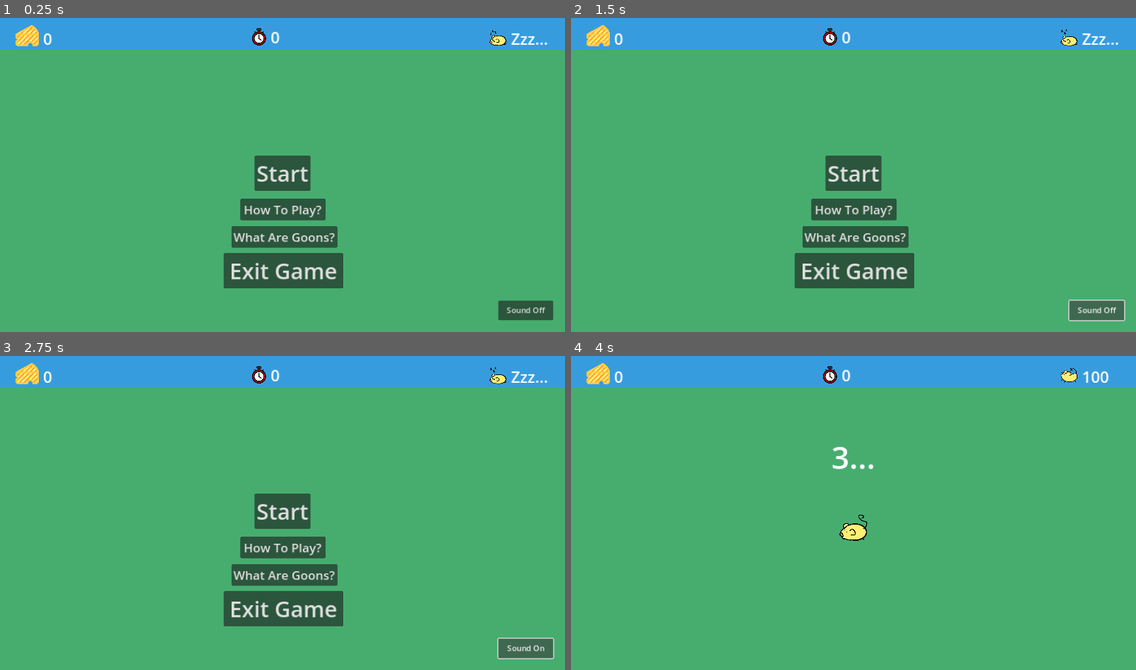
Above: before the commit, frames 1-4 (two rows, left to right).
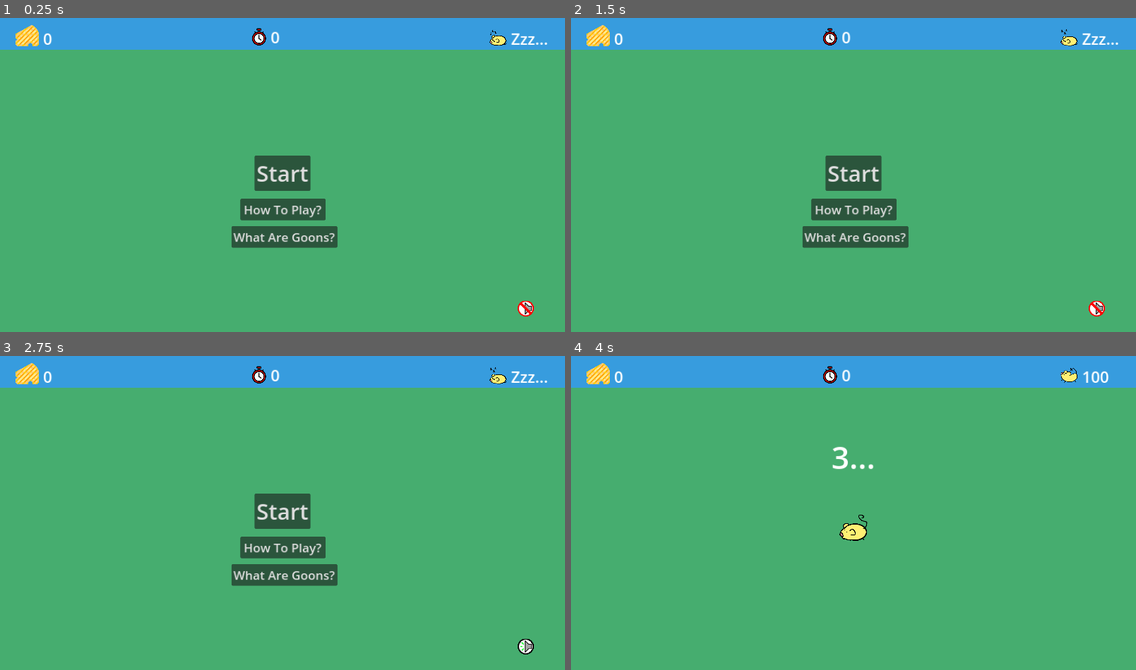
Above: after the commit, the same moments.

Repository: CoconutTank/mouse_time
Game: Godot game, scene res://scenes/main.tscn
Same seed, same stepped clock (60 frames per second), same inputs: the game is played once before the commit and once after it.
Inputs (mouse positions are in pixels of both pictures, inside the frame that each line leads up to):
- Up to frame 1 (0.25 s): no input
- Up to frame 2 (1.5 s): click (1096, 310) at 0.52 s; click (1096, 310) at 1.27 s
- Up to frame 3 (2.75 s): click (525, 648) at 2 s, where only the run before the commit has a clickable "Sound Off"
- Up to frame 4 (4 s): click (1096, 648) at 2.75 s, where only the run before the commit has a clickable "Sound On"; click "Start" at 3.5 s

The runs differ from the first frame. In frame 1, 3.0% of the frame differs, in the area x 39-98%, y 74-97%; in frame 2, 3.1%, in the area x 39-99%, y 74-97%; in frame 3, 3.1%; in frame 4, nothing differs.

Commit message:
Update sound control
Replaced the text button with textured buttons for sound control.

Diff:
--- a/scenes/hud_scene.tscn
+++ b/scenes/hud_scene.tscn
@@ -1,8 +1,12 @@
-[gd_scene load_steps=34 format=3 uid="uid://cagcnvjsihqp4"]
+[gd_scene load_steps=38 format=3 uid="uid://cagcnvjsihqp4"]
 
 [ext_resource type="Script" path="res://scripts/hud_script.gd" id="1_oq0hi"]
+[ext_resource type="Texture2D" uid="uid://dc0x4niq7gs37" path="res://assets/graphics/misc/sound_on_32x32.png" id="2_pfxss"]
+[ext_resource type="Texture2D" uid="uid://f56eiwalvhmp" path="res://assets/graphics/misc/sound_on_highlight_32x32.png" id="3_vqv3u"]
+[ext_resource type="Texture2D" uid="uid://cm55bf1m7o58j" path="res://assets/graphics/misc/sound_off_32x32.png" id="4_4xy0o"]
 [ext_resource type="Texture2D" uid="uid://1xosr2vefejp" path="res://assets/graphics/mouse/mouse_sleep_left_001.png" id="4_fq8ek"]
 [ext_resource type="Texture2D" uid="uid://dw2jws0wjo2uu" path="res://assets/graphics/mouse/mouse_sleep_left_002.png" id="5_0ooid"]
+[ext_resource type="Texture2D" uid="uid://caarlxxsufcl4" path="res://assets/graphics/misc/sound_off_highlight_32x32.png" id="5_pj1pw"]
 [ext_resource type="Texture2D" uid="uid://bsrqnmihcve4w" path="res://assets/graphics/mouse/mouse_move_001.png" id="6_veyqw"]
 [ext_resource type="Texture2D" uid="uid://ds5xdgiokqac6" path="res://assets/graphics/timer/timer_standing.png" id="7_g3y7o"]
 [ext_resource type="Texture2D" uid="uid://bi48mfg1vmih4" path="res://assets/graphics/mouse/mouse_move_002.png" id="7_nbvow"]
@@ -300,6 +304,7 @@
 [node name="HUD" type="CanvasLayer"]
 script = ExtResource("1_oq0hi")
 game_title = "Mouse Time"
+show_exit_button = false
 
 [node name="UIBar" type="ColorRect" parent="."]
 offset_top = -1.0
@@ -360,13 +365,24 @@
 theme_override_font_sizes/font_size = 45
 text = "Exit Game"
 
-[node name="ToggleSoundButton" type="Button" parent="."]
-offset_left = 1016.0
+[node name="SoundOnButton" type="TextureButton" parent="."]
+visible = false
+offset_left = 1056.0
 offset_top = 584.0
-offset_right = 1128.0
-offset_bottom = 624.0
-text = "Sound Off
-"
+offset_right = 1088.0
+offset_bottom = 616.0
+texture_normal = ExtResource("2_pfxss")
+texture_pressed = ExtResource("2_pfxss")
+texture_hover = ExtResource("3_vqv3u")
+
+[node name="SoundOffButton" type="TextureButton" parent="."]
+offset_left = 1056.0
+offset_top = 584.0
+offset_right = 1088.0
+offset_bottom = 616.0
+texture_normal = ExtResource("4_4xy0o")
+texture_pressed = ExtResource("4_4xy0o")
+texture_hover = ExtResource("5_pj1pw")
 
 [node name="MessageLabel" type="Label" parent="."]
 visible = false
@@ -520,4 +536,5 @@
 [connection signal="pressed" from="HowToPlayButton" to="." method="_on_how_to_play_button_pressed"]
 [connection signal="pressed" from="WhatAreGoonsButton" to="." method="_on_button_pressed"]
 [connection signal="pressed" from="ExitGameButton" to="." method="_on_exit_game_button_pressed"]
-[connection signal="pressed" from="ToggleSoundButton" to="." method="_on_toggle_sound_button_pressed"]
+[connection signal="pressed" from="SoundOnButton" to="." method="_on_sound_on_button_pressed"]
+[connection signal="pressed" from="SoundOffButton" to="." method="_on_sound_off_button_pressed"]
--- a/scripts/hud_script.gd
+++ b/scripts/hud_script.gd
@@ -13,8 +13,6 @@
 var how_to_play_button_close_text = "Return"
 
 var sound_on : bool
-var sound_on_button_text = "Sound On"
-var sound_off_button_text = "Sound Off"
 
 var game_ui_components = []
 
@@ -75,7 +73,10 @@
 	$HowToPlayButton.hide()
 	$WhatAreGoonsButton.hide()
 	$ExitGameButton.hide()
-	$ToggleSoundButton.hide()
+	if sound_on:
+		$SoundOnButton.hide()
+	else:
+		$SoundOffButton.hide()
 	$MouseVibesAnims.play("mouse_still")
 	display_game_ui(true)
 	start_game.emit()
@@ -114,7 +115,10 @@
 	$StartButton.show()
 	$HowToPlayButton.show()
 	$WhatAreGoonsButton.show()
-	$ToggleSoundButton.show()
+	if sound_on:
+		$SoundOnButton.show()
+	else:
+		$SoundOffButton.show()
 	if (show_exit_button):
 		$ExitGameButton.show()
 
@@ -174,17 +178,6 @@
 	get_tree().quit()
 
 
-func _on_toggle_sound_button_pressed():
-	toggle_sound.emit()
-	if (sound_on):
-		sound_on = false
-		$ToggleSoundButton.text = sound_off_button_text
-	else:
-		sound_on = true
-		$ToggleSoundButton.text = sound_on_button_text
-		$SoundToggledOnSound.play()
-
-
 func reset_score():
 	$VibeScoreAnims.hide()
 	$MultiplySymbol001.hide()
@@ -250,3 +243,18 @@
 				return score - score_delta
 	else:
 		return score
+
+
+func _on_sound_on_button_pressed():
+	toggle_sound.emit()
+	$SoundOnButton.hide()
+	$SoundOffButton.show()
+	sound_on = false
+
+
+func _on_sound_off_button_pressed():
+	toggle_sound.emit()
+	$SoundOffButton.hide()
+	$SoundOnButton.show()
+	$SoundToggledOnSound.play()
+	sound_on = true
--- a/scripts/main_script.gd
+++ b/scripts/main_script.gd
@@ -127,7 +127,8 @@
 
 # Increases the mouse's vibes, and also updates the vibes counter display.
 func speed_up(speed_increase : int):
-	if $PlayerMouse.active: $PlayerMouse.vibes = $PlayerMouse.vibes + speed_increase
+	if $PlayerMouse.active:
+		$PlayerMouse.vibes = $PlayerMouse.vibes + speed_increase
 
 
 # Displays the get ready countdown at the start of the game.
